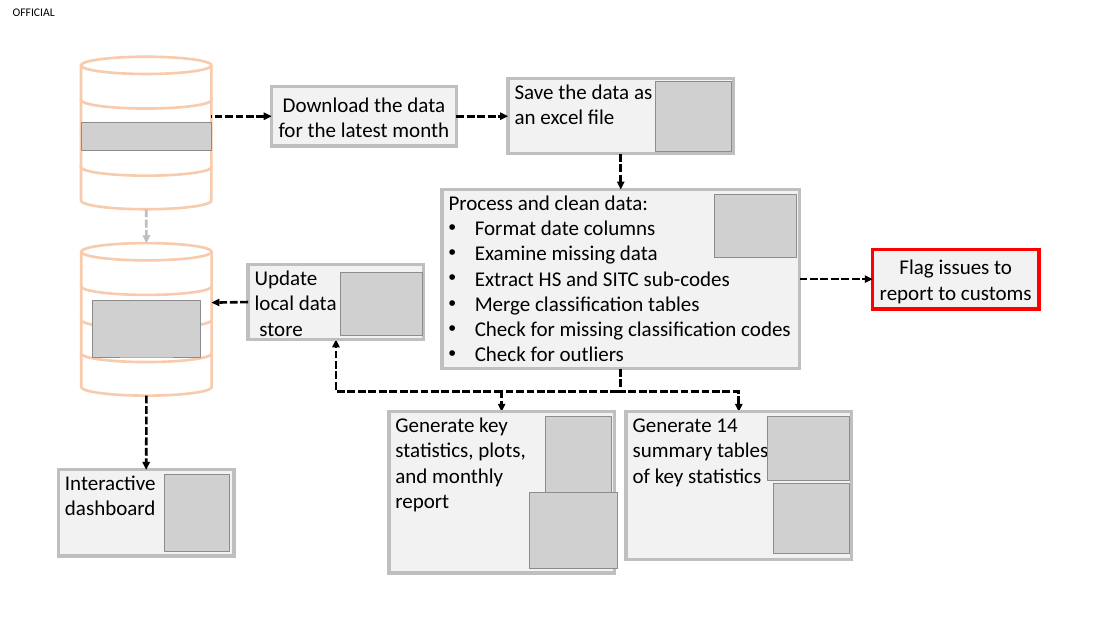
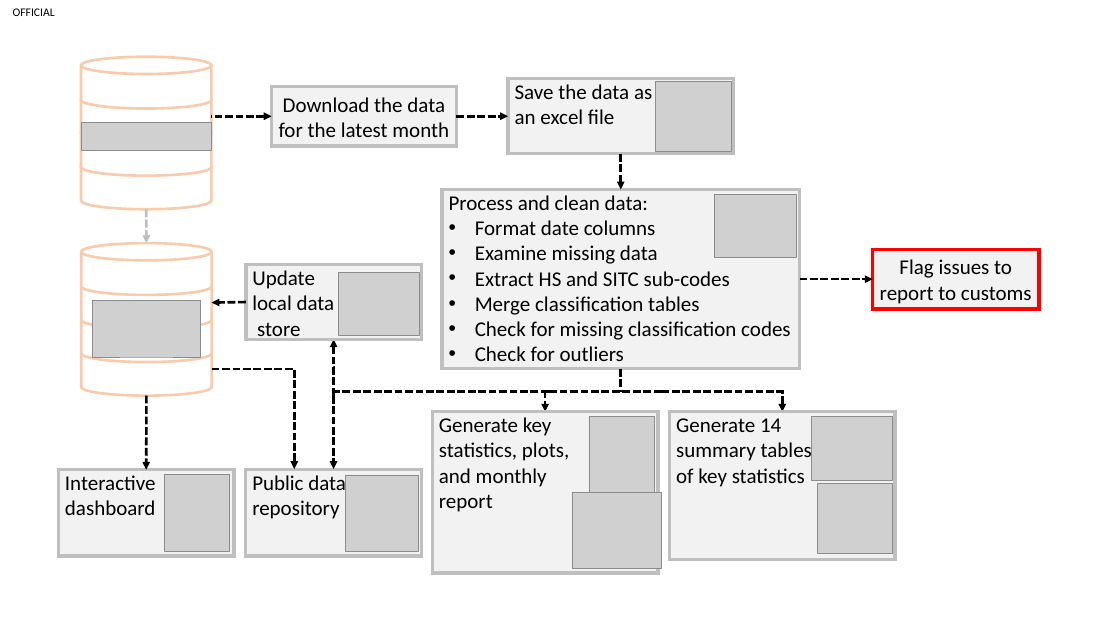
Before and after one commit to Vanuatu-National-Statistics-Office/vnso-RAP-tradeStats-materials, a slide deck: slide 2 of images/MappingTheProcess_15-12-20.pptx. Drawn at 1120x630 pixels with LibreOffice and Linux fonts; fonts in the diff are those of the drawing; grey boxes stand for pictures. Boxes give left, top, right and bottom in pixels: in the first picture for what was removed or moved away, otherwise in the second. Text is boxed around its words. In the diff, an @@ line names an element or a change of style, - is before the commit and + after.

Commit message:
Update to process map to include data repository

```diff
--- a/images/MappingTheProcess_15-12-20.pptx
+++ b/images/MappingTheProcess_15-12-20.pptx
@@ elbow arrow moved from (502, 392) - (336, 339) to (334, 396) - (334, 339) @@
@@ elbow arrow added from (212, 369) to (294, 469), #000000 2.25 pt dashed @@
@@ elbow arrow added from (549, 392) to (334, 469), #000000 2.25 pt dashed @@
@@ 4 pictures, 2 rectangles, 2 elbow arrows: place and size @@
-4 pictures, 2 rectangles, 2 elbow arrows at (389,392,852,573)
+4 pictures, 2 rectangles, 2 elbow arrows at (433,392,896,573)
@@ rectangle added at (245,470,421,556), fill #F2F2F2, outline #BFBFBF 3 pt, 18 pt, text #000000 @@
+Public data
+repository
@@ picture added at (345,476,418,551) @@
```
Also in this commit, not shown: 1 other file.
